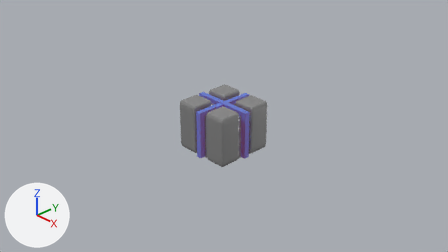
The Blender file assets/models/box/box.blend: old version first, new version second.
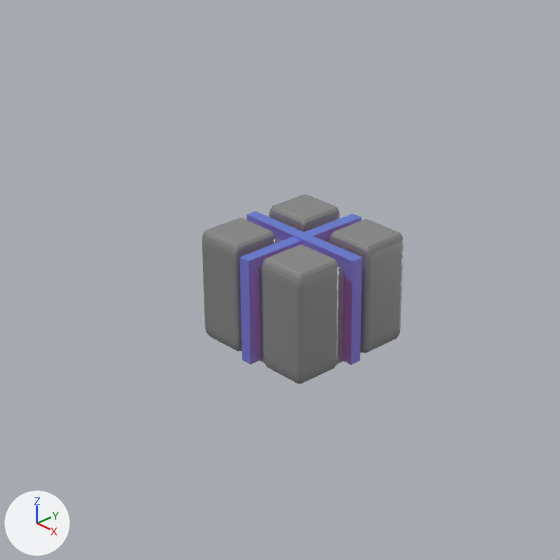
There are two pictures of each version: one from the file's camera 'Camera', one close up on the part from 21% to 75% of the width and 0% to 97% of the height. Arrows for +X, +Y and +Z are at lower left; the lights stay in place.

In view in the first close-up: 'newBox', 'newBox.001', 'newBox.002', 'newBox.003', 'newBox.004', 'newBox.005', 'newBox.006'.
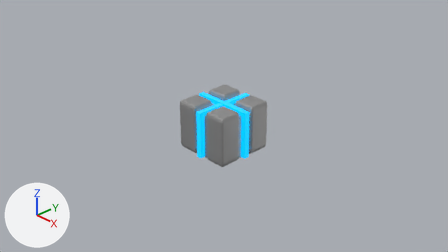
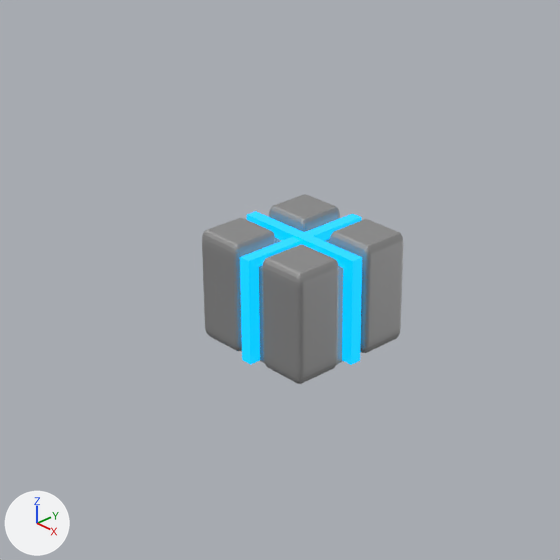
The edits, one by one:
In material 'Material.001' (mat_material_001), roughness goes from 0.2 to 0.5.
In material 'Material.002' (mat_material_002), emission_color goes from (1.0, 0.0515, 0.0) (orange #ff4000) to (0.0, 0.539, 1.0) (cyan #00c2ff).
In material 'Material.002' (mat_material_002), emission_strength goes from 0.1 to 1.0.

Location of each change, [x1, y1, x2, y2] in pixels of the close-ups (560 x 560 px):
'newBox.005', surface changed
    both: [262, 244, 339, 379]
'newBox.003', surface changed
    both: [329, 219, 403, 353]
'newBox.006', surface changed
    both: [203, 218, 276, 351]
'newBox.002', recoloured, surface changed
    both: [247, 211, 362, 365]
'newBox.001', recoloured, surface changed
    both: [240, 214, 362, 365]
'newBox.004', surface changed
    both: [269, 204, 340, 232]
'newBox', surface changed
    both: [259, 238, 362, 364]
